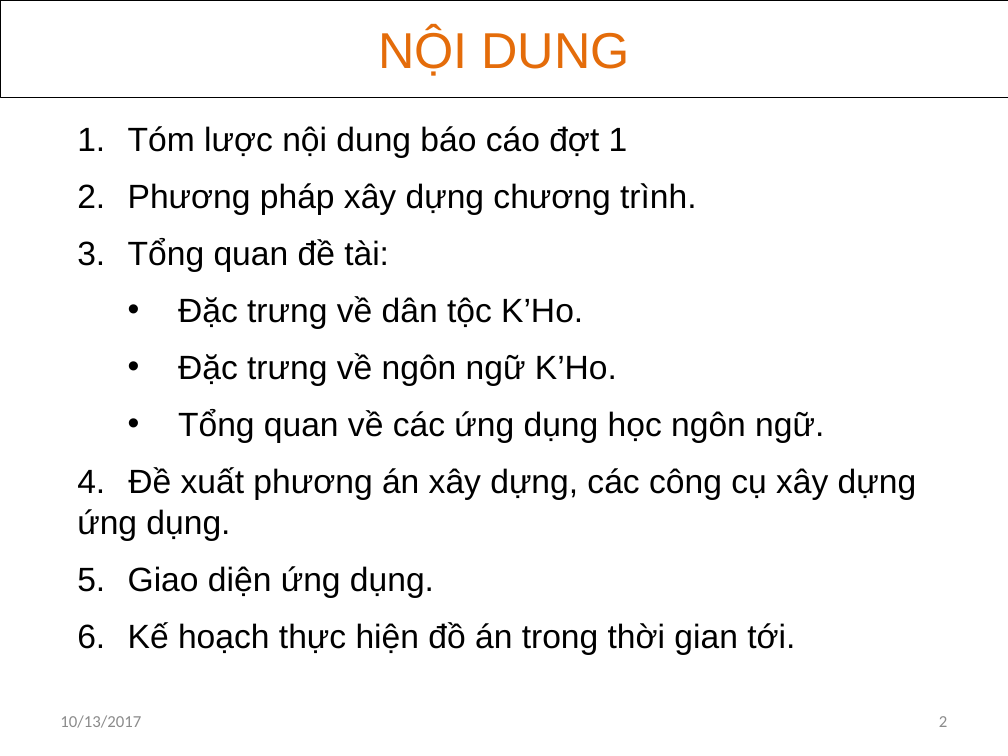
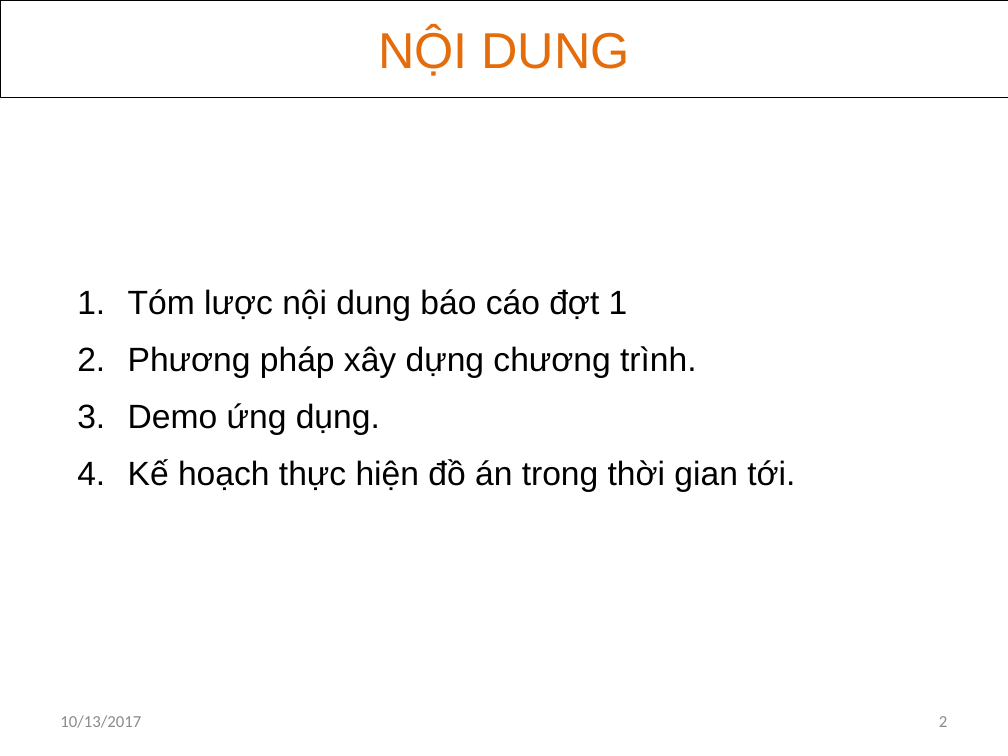
Before and after one commit to khanhvinhit/Do-An, a slide deck: slide 2 of THESIS/DACN_UD_Hoc_KHo_CTK37_BaoCao_D2.pptx. Drawn at 1008x756 pixels with LibreOffice and Linux fonts; fonts in the diff are those of the drawing. Boxes give left, top, right and bottom in pixels: in the first picture for what was removed or moved away, otherwise in the second. Text is boxed around its words. In the diff, an @@ line names an element or a change of style, - is before the commit and + after.

```diff
--- a/THESIS/DACN_UD_Hoc_KHo_CTK37_BaoCao_D2.pptx
+++ b/THESIS/DACN_UD_Hoc_KHo_CTK37_BaoCao_D2.pptx
@@ text at (128,403,380,435): text changed @@
-3. Tổng quan đề tài:
-• Đặc trưng về dân tộc K’Ho.
-• Đặc trưng về ngôn ngữ K’Ho.
-• Tổng quan về các ứng dụng học ngôn ngữ.
-4. Đề xuất phương án xây dựng, các công cụ xây dựng ứng dụng.
-5. Giao diện ứng dụng.
+3. Demo ứng dụng.
```
Also in this commit, not shown: 2 other slides changed, 1 slide removed, 7 other files.
